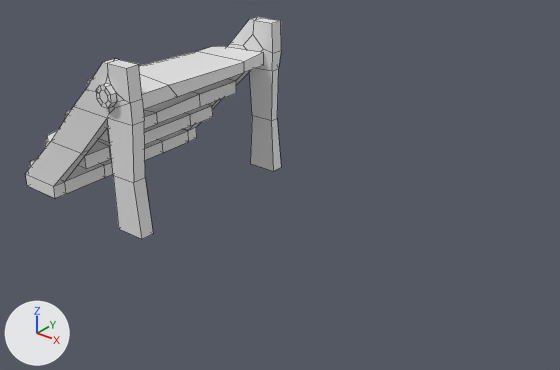
The FBX model Assets/Entities/Room/stair.fbx as it was, and as the next commit left it.
Rendered twice from a 50 mm camera at (2.52, -6.89, 1.83) aimed at (0.41, -4.26, 0.19). Arrows for +X, +Y and +Z are at lower left; the lights stay in place. Mesh edges are drawn as thin lines. Where no turn or scale is listed for an object, it has been applied to the vertices. Vertices at the same position are counted once.

The first picture shows 'stair'.
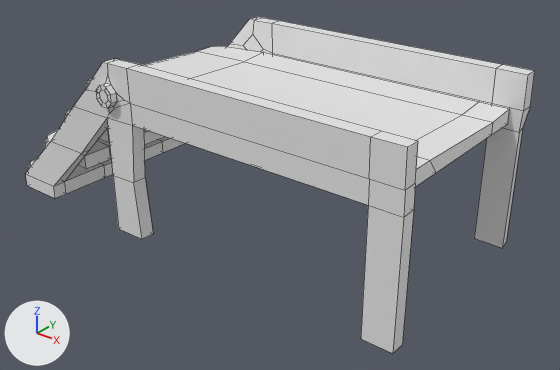
Edits to the bpy script that builds the scene:
```text
Change me_mesh:
    used by ob_stair; location = (-0.415, -4.289, 0.0)
    remove me_mesh.from_pydata(...)  # 253 vertices, 217 faces; spans x -0.586..0.446, y -0.556..0.557, z -0.003..0.833
    add me_mesh.from_pydata(...)  # 301 vertices, 265 faces; spans x -0.586..1.812, y -0.556..0.557, z -0.003..0.833
    me_mesh part 1
    7 faces are deleted
    24 vertices are added at x 1.65..1.812, y -0.523..0.526, z -0.003..0.833
    10 new vertices lie (1.224, 0.0, 0.0) away from vertices in x 0.384..0.446, y -0.523..0.454, z 0.576..0.672
    8 new vertices lie (0.141, 0.0, 0.0) away from vertices in x 1.608, y -0.454..0.454, z 0.6..0.672
    6 new vertices lie (0.142, 0.0, 0.0) away from vertices in x 1.665..1.67, y -0.523..0.524, z 0.576..0.833
    55 new faces join them
```

Where the change shows, as pixel boxes [x1, y1, x2, y2] in the pictures (560 x 370 px):
'stair', reshaped (99% wider, 51% taller)
    before: [26, 17, 281, 239]
    after: [26, 17, 535, 353]
part 1 of me_mesh, built on
    before: [127, 21, 281, 125]
    after: [127, 21, 535, 353]
